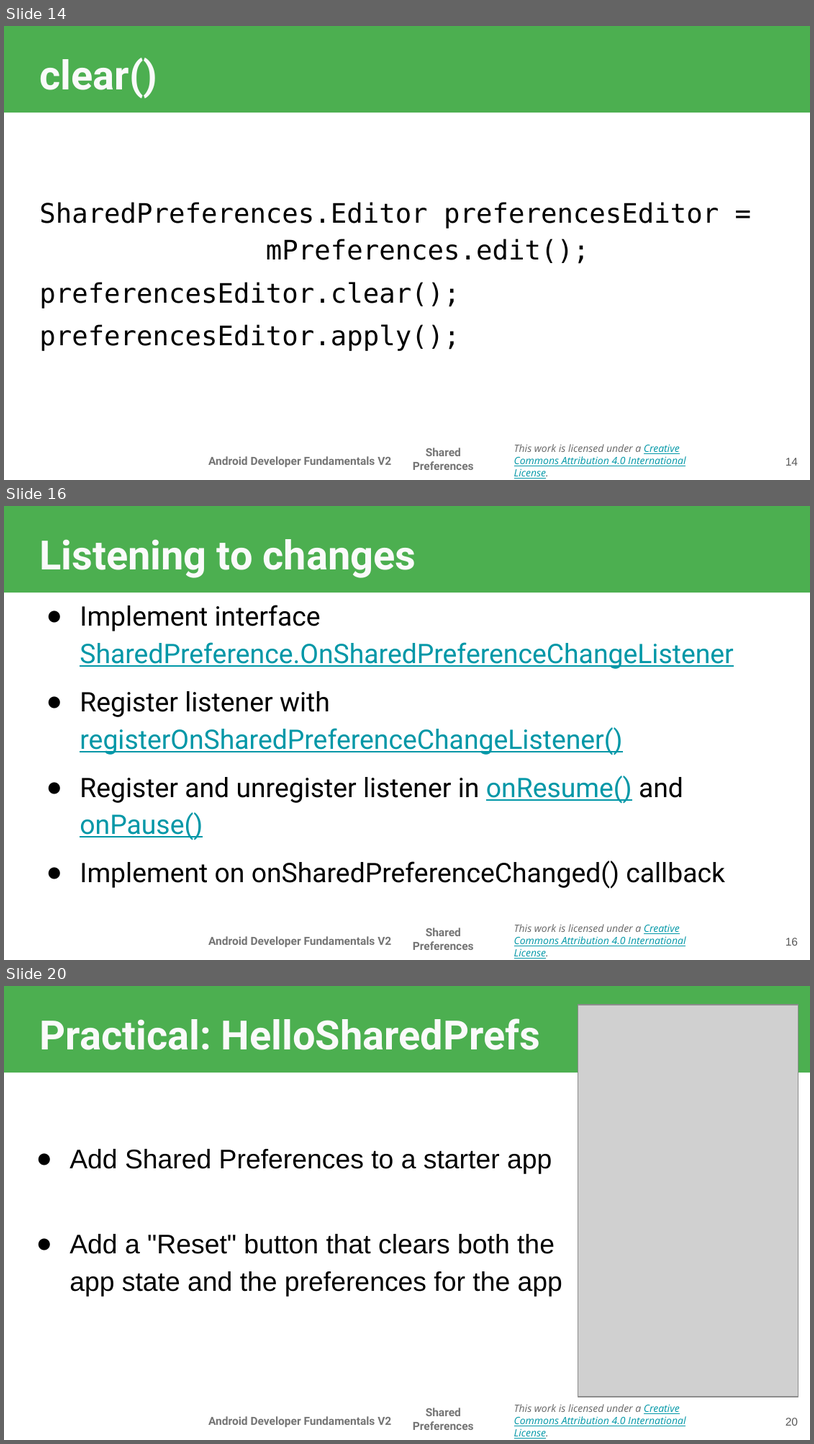
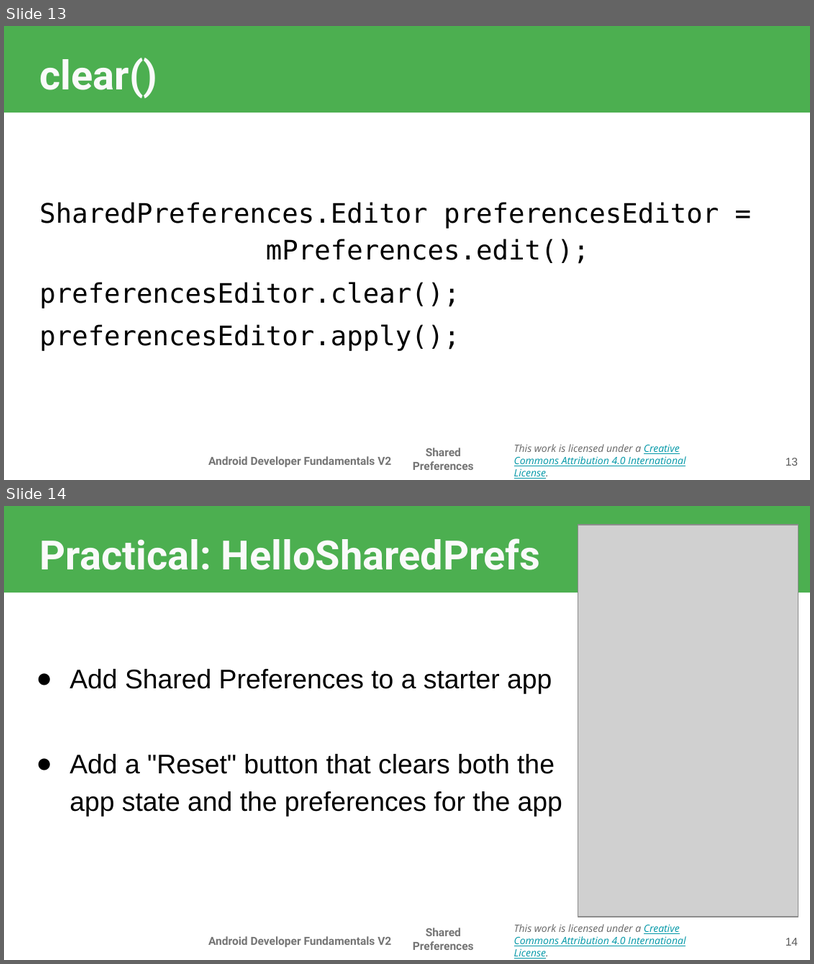
Before and after one commit to walkman617/IMD, a slide deck: Presentation/Android Developer Fundamentals/Unit4/09.1 Shared Preferences.pptx. Shown one above the other, each under a label of ours: slides 14, 16 and 20 before the commit, slides 13 and 14 after it; the slides between them are not shown. The pictures are 814x1444 and 814x964 pixels, drawn with LibreOffice and Linux fonts; fonts in the diff are those of the drawing; grey boxes stand for pictures; background and template pictures are left out. Boxes give left, top, right and bottom in pixels: in the first picture for what was removed or moved away, otherwise in the second. Text is boxed around its words. In the diff, an @@ line names an element or a change of style, - is before the commit and + after.

```diff
--- a/Presentation/Android Developer Fundamentals/Unit4/09.1 Shared Preferences.pptx
+++ b/Presentation/Android Developer Fundamentals/Unit4/09.1 Shared Preferences.pptx
@@ slide 16 removed at (4, 506, 810, 960), background picture (left out); not listed: 4 template elements that a slide beside it also shows @@
@@ title removed at (39, 539, 417, 578) @@
-Listening to changes
@@ text removed at (80, 605, 733, 888) @@
-● Implement interface SharedPreference.OnSharedPreferenceChangeListener
-● Register listener with registerOnSharedPreferenceChangeListener()
-● Register and unregister listener in onResume() and onPause()
-● Implement on onSharedPreferenceChanged() callback
@@ page number removed at (786, 937, 798, 945) @@
-16
@@ what was slide 14 is now slide 13 @@
@@ page number at (786, 457, 798, 465): text changed @@
-14
+13
@@ what was slide 20 is now slide 14 @@
@@ page number at (786, 937, 798, 945): text changed @@
-20
+14
```
Also in this commit, not shown: 1 slide changed, 5 other slides removed, 1 other file.
